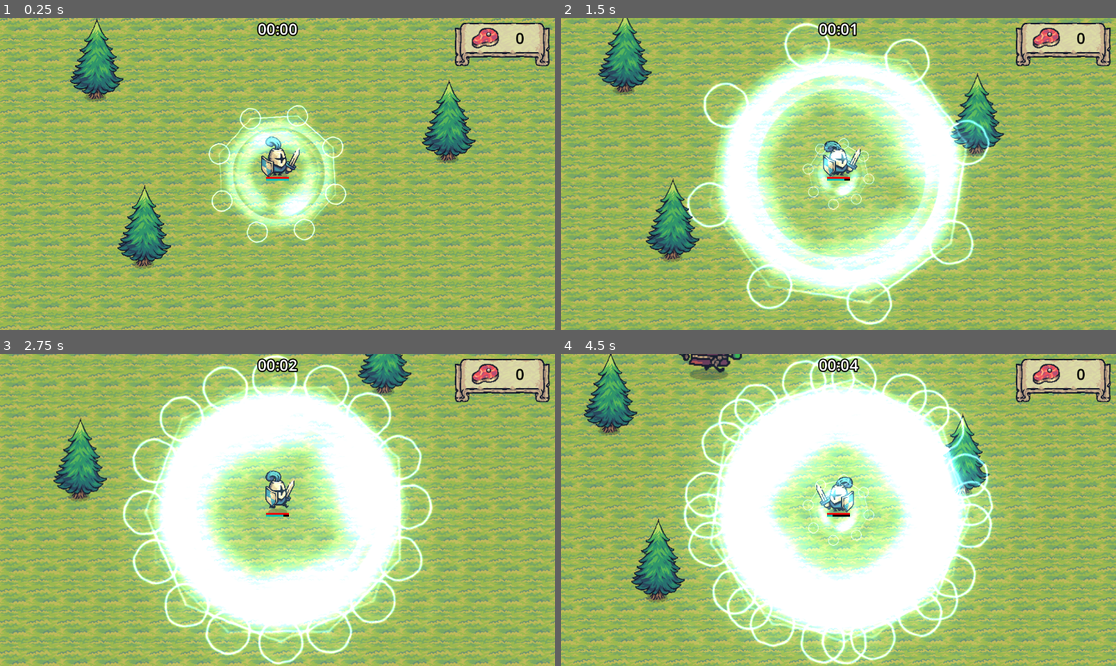
Above: before the commit, frames 1-4 (two rows, left to right).
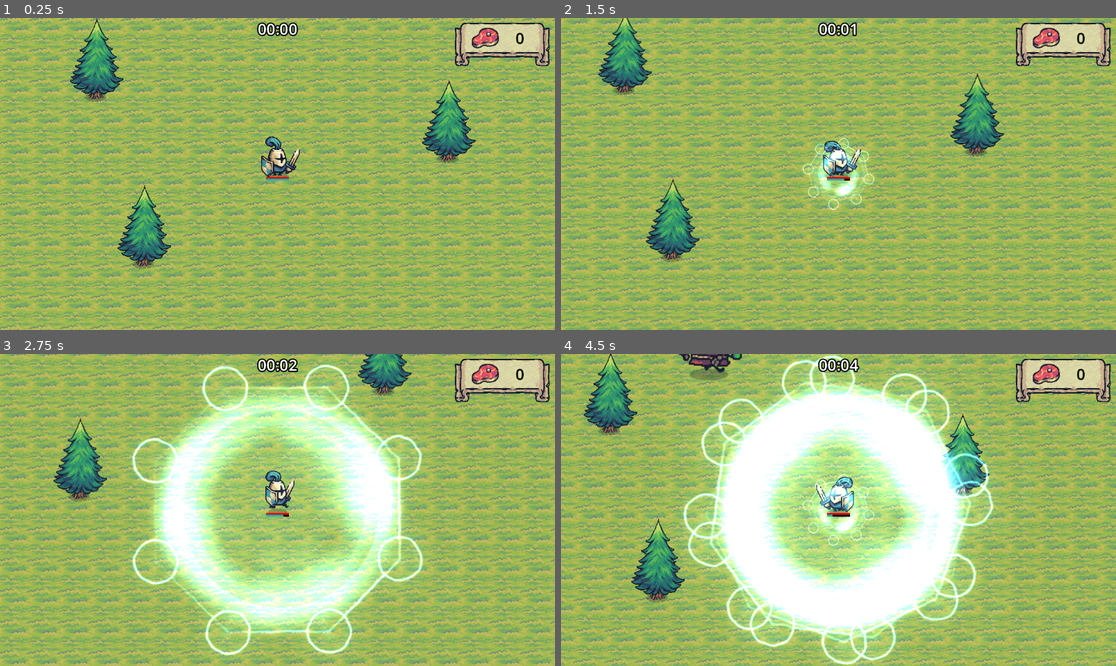
Above: after the commit, the same moments.

Repository: GracilianoOG/godot-dio-tiny-swords
Game: Godot game, scene res://main.tscn
The game is run twice, just before and just after one commit, with the same random seed, the same clock (stepped at 60 frames per second) and the same inputs.
Inputs (mouse positions are in pixels of both pictures, inside the frame that each line leads up to):
- Up to frame 1 (0.25 s): no input
- Up to frame 2 (1.5 s): move the mouse to (960, 158) at 0.52 s; hold D (move_right) 0.53-1.28 s; click (960, 158) at 0.6 s; move the mouse to (727, 189) at 1.27 s; hold S (move_down) from 1.28 s (still down); tap F (special) at 1.35 s
- Up to frame 3 (2.75 s): move the mouse to (333, 441) at 2.02 s; release S (move_down) at 2.03 s; hold D (move_right) from 2.03 s (still down); click (333, 441) at 2.1 s
- Up to frame 4 (4.5 s): move the mouse to (810, 572) at 2.77 s; release D (move_right) at 2.78 s; hold W (move_up) 2.78-3.53 s; tap F (special) at 2.85, 4.35 s; move the mouse to (1005, 556) at 3.52 s; hold A (move_left) from 3.53 s (still down); click (1005, 556) at 3.6 s; move the mouse to (672, 463) at 4.27 s

The runs differ from the first frame. In frame 1, 5.7% of the frame differs, in the area x 37-63%, y 27-73%; in frame 2, 26%, in the area x 22-78%, y 1-99%; in frame 3, 22%; in frame 4, 11%.

Commit message:
Remove automatic ritual from process

Diff:
--- a/player/player.gd
+++ b/player/player.gd
@@ -69,9 +69,6 @@
 
 	# Process damage
 	update_hitbox_detection(delta)
-
-	# Execute ritual
-	update_ritual(delta)
 
 	# Update health bar
 	health_progress_bar.max_value = max_health
